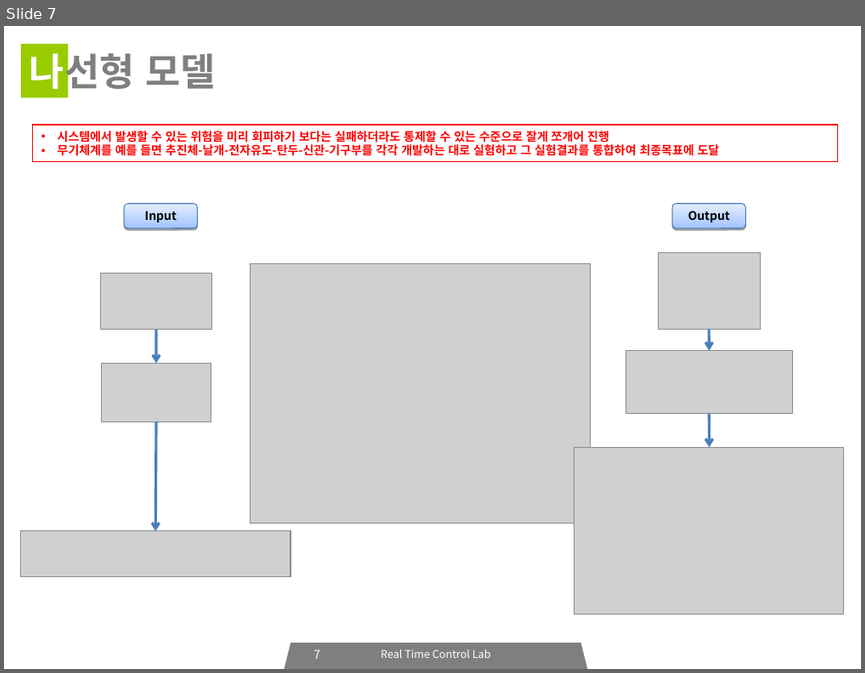
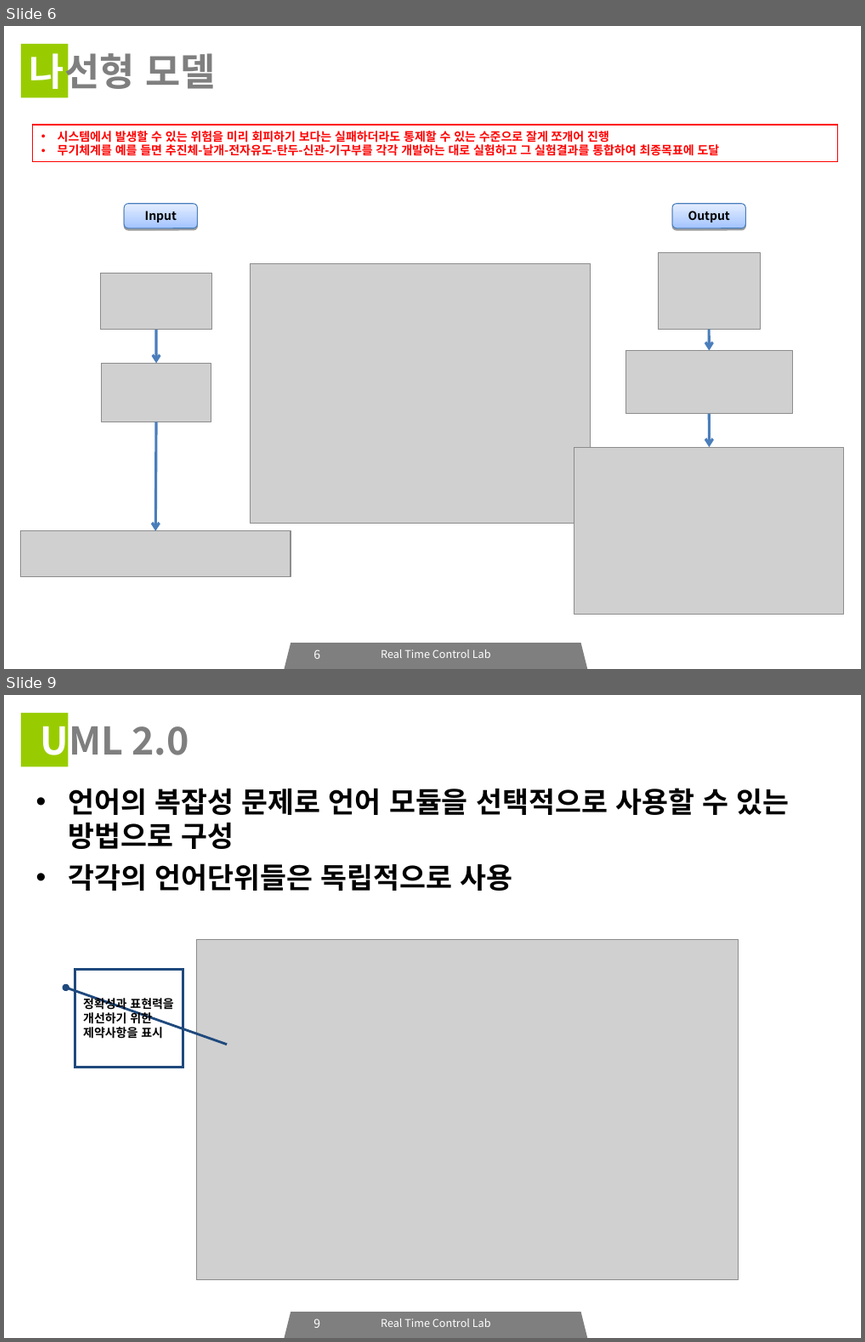
Before and after one commit to icarosss/RTCLAB, a slide deck: RTCLAB_세미나_03.ppt. Shown one above the other, each under a label of ours: slide 7 before the commit, slides 6 and 9 after it; the slides between them are not shown. The pictures are 865x673 and 865x1342 pixels, drawn with LibreOffice and Linux fonts; fonts in the diff are those of the drawing; grey boxes stand for pictures. Boxes give left, top, right and bottom in pixels: in the first picture for what was removed or moved away, otherwise in the second. Text is boxed around its words. In the diff, an @@ line names an element or a change of style, - is before the commit and + after.

```diff
--- a/RTCLAB_세미나_03.ppt
+++ b/RTCLAB_세미나_03.ppt
@@ slide 9 added at box(4, 695, 861, 1338), background #FFFFFF; not listed: 3 template elements that a slide beside it also shows @@
@@ title added at box(41, 716, 188, 765), 32 pt, text #7F7F7F, bold @@
+UML 2.0
@@ text added at box(68, 788, 789, 891), 24 pt, text #000000, bold @@
+• 언어의 복잡성 문제로 언어 모듈을 선택적으로 사용할 수 있는 방법으로 구성
+• 각각의 언어단위들은 독립적으로 사용
@@ picture added at box(196, 939, 738, 1279) @@
@@ border callout added at box(75, 970, 183, 1066), fill #FFFFFF, outline #1F497D 2.01 pt, 10 pt, text #000000, bold @@
+정확성과 표현력을 개선하기 위한 제약사항을 표시
@@ page number added at box(313, 1318, 320, 1327), 10 pt, text #FFFFFF @@
+9
@@ what was slide 7 is now slide 6 @@
@@ page number at box(313, 649, 320, 658): text changed @@
-7
+6
```
Also in this commit, not shown: 7 slides changed, 8 other slides added, 7 slides removed, 2 other files.
